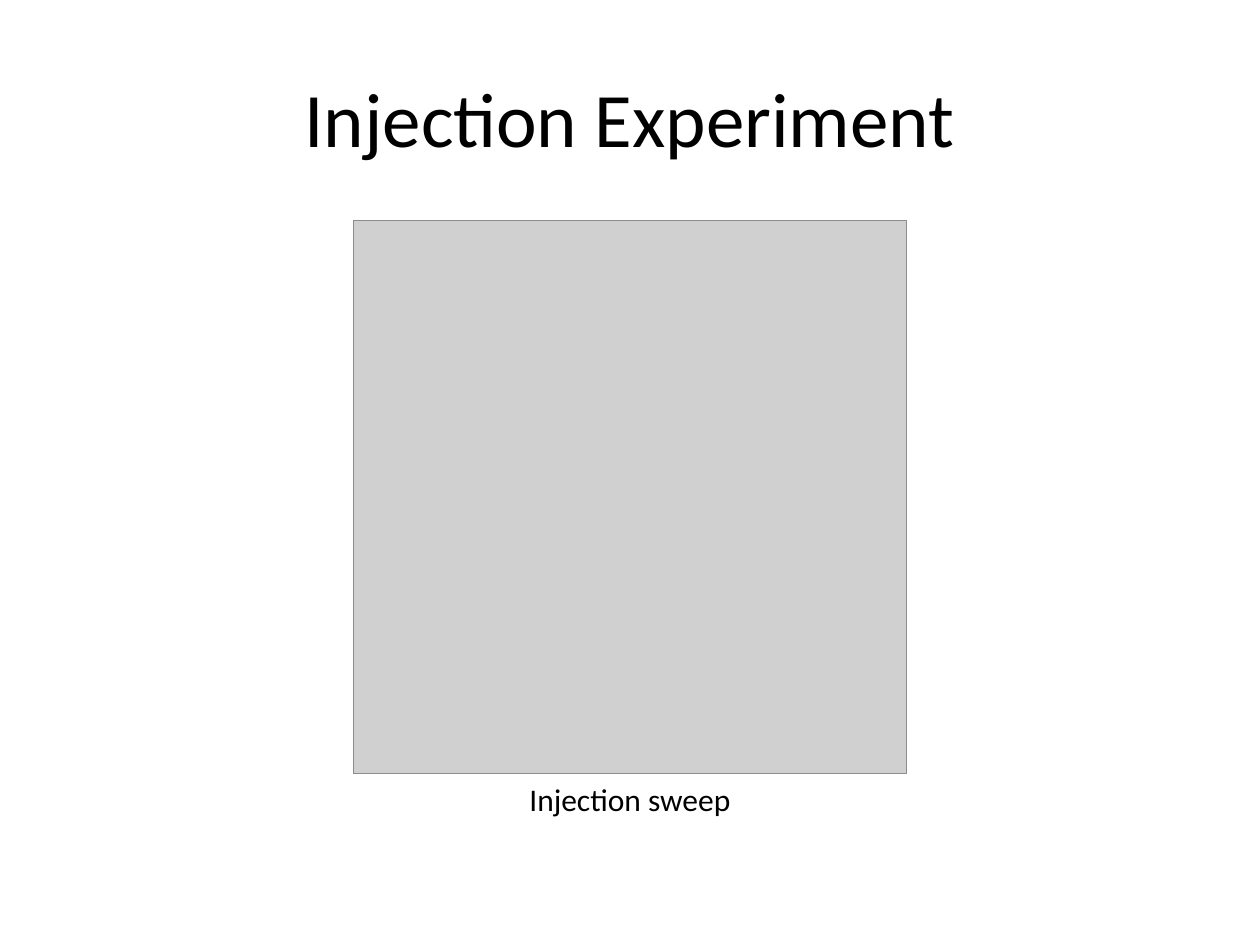
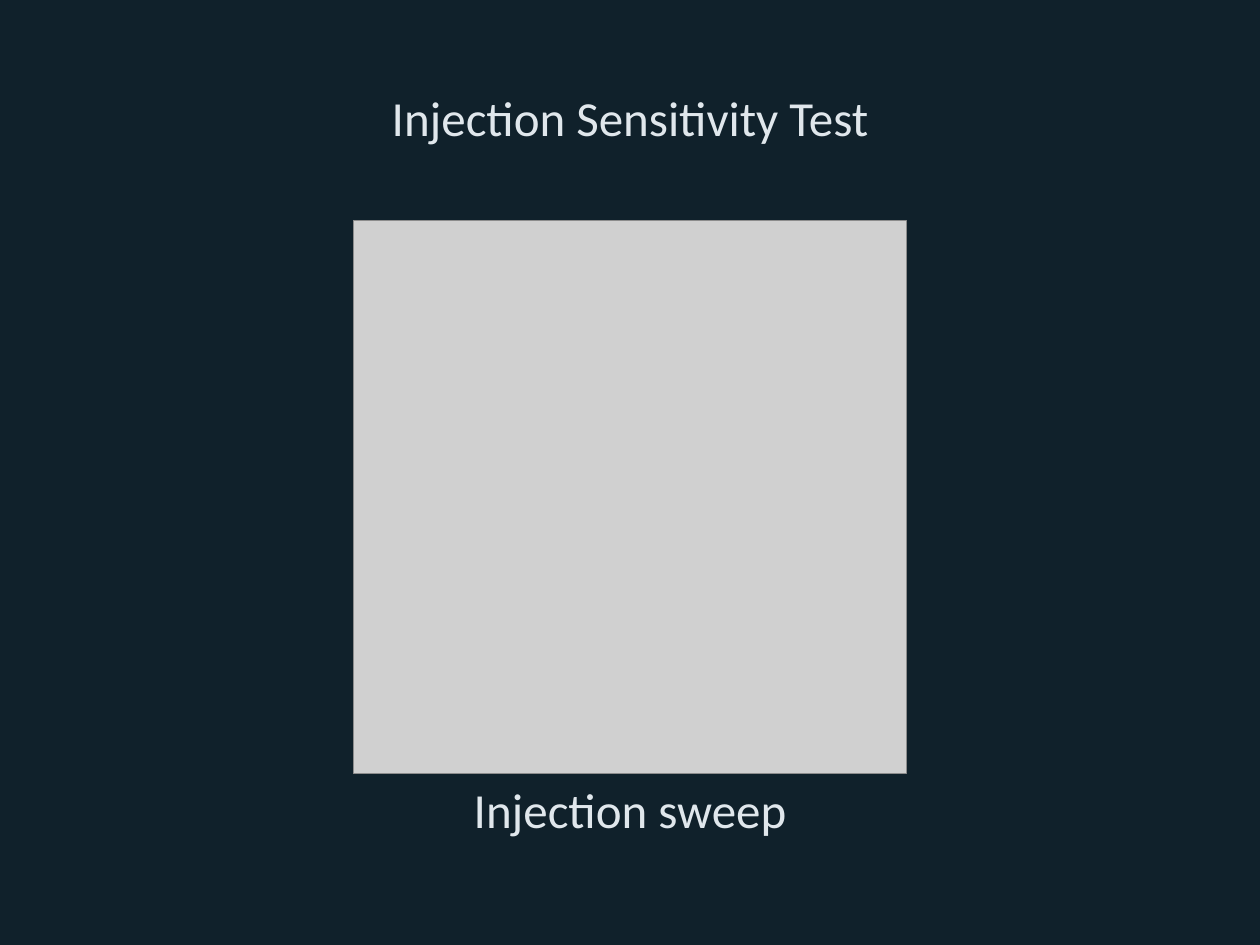
Before and after one commit to Bryan-Nsoh/ML-IOT-IndepStudy, a slide deck: slide 18 of presentation/eda_story/eda_story.pptx (slide 16 before the commit). Drawn at 1260x945 pixels with LibreOffice and Linux fonts; fonts in the diff are those of the drawing; grey boxes stand for pictures. Boxes give left, top, right and bottom in pixels: in the first picture for what was removed or moved away, otherwise in the second. Text is boxed around its words. In the diff, an @@ line names an element or a change of style, - is before the commit and + after.

Commit message:
Refresh EDA deck with visuals and styling

```diff
--- a/presentation/eda_story/eda_story.pptx
+++ b/presentation/eda_story/eda_story.pptx
@@ background #FFFFFF to #10212B @@
@@ title at [392,102,868,145]: text changed; size 44 to 28 pt; text colour #000000 to #E0E7EC @@
-Injection Experiment
+Injection Sensitivity Test
@@ text "Injection sweep" at [474,794,786,837]: size 18 to 28 pt, text colour #000000 to #E0E7EC @@
```
Also in this commit, not shown: 7 other slides changed, 13 slides added, 12 slides removed, 7 other files.
